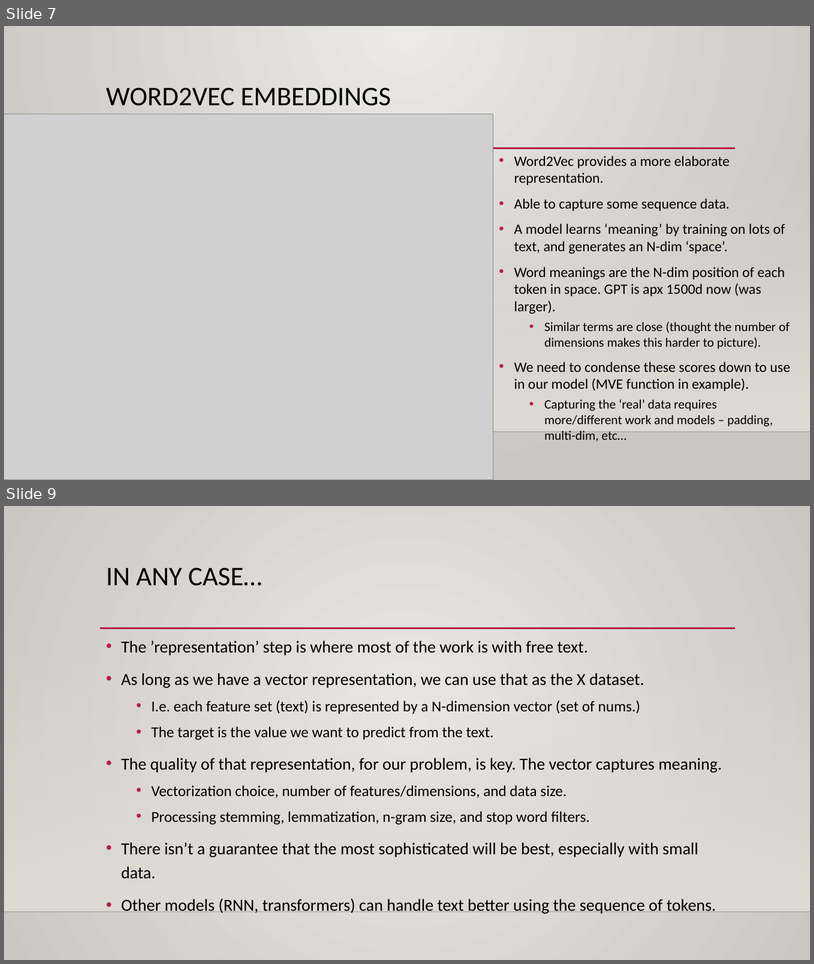
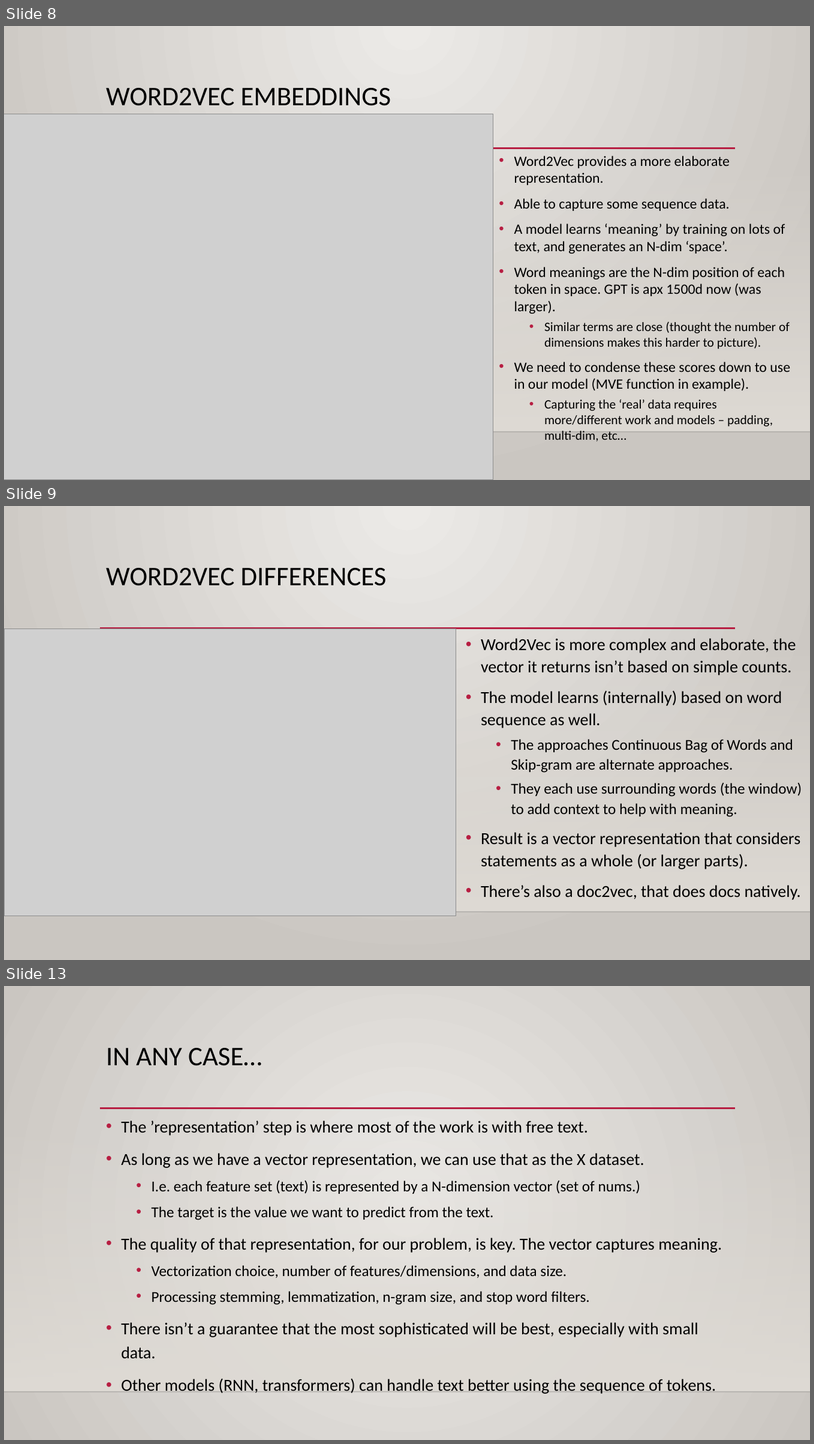
Before and after one commit to calvint13/Intro_to_Machine_Learning_Student_Workbooks, a slide deck: reference_content/Slides/spatial.pptx. Shown one above the other, each under a label of ours: slides 7 and 9 before the commit, slides 8, 9 and 13 after it; the slides between them are not shown. The pictures are 814x964 and 814x1444 pixels, drawn with LibreOffice and Linux fonts; fonts in the diff are those of the drawing; grey boxes stand for pictures; background and template pictures are left out. Boxes give left, top, right and bottom in pixels: in the first picture for what was removed or moved away, otherwise in the second. Text is boxed around its words. In the diff, an @@ line names an element or a change of style, - is before the commit and + after.

```diff
--- a/reference_content/Slides/spatial.pptx
+++ b/reference_content/Slides/spatial.pptx
@@ slide 9 added at bbox=[4, 506, 810, 960], background gradient #ECEAE7 to #CAC7C1; not listed: 3 template elements that a slide beside it also shows @@
@@ title added at bbox=[106, 568, 387, 586], 32 pt, text #000000 @@
+WORD2VEC DIFFERENCES
@@ picture added at bbox=[4, 629, 456, 916] @@
@@ text added at bbox=[481, 638, 802, 900], 20 pt, text #000000 @@
+• Word2Vec is more complex and elaborate, the vector it returns isn’t based on simple counts.
+• The model learns (internally) based on word sequence as well.
+  • The approaches Continuous Bag of Words and Skip-gram are alternate approaches.
+  • They each use surrounding words (the window) to add context to help with meaning.
+• Result is a vector representation that considers statements as a whole (or larger parts).
+• There’s also a doc2vec, that does docs natively.
@@ what was slide 7 is now slide 8 @@
@@ what was slide 9 is now slide 13 @@
```
Also in this commit, not shown: 1 slide changed, 4 other slides added, 1 slide removed, 3 other files.
